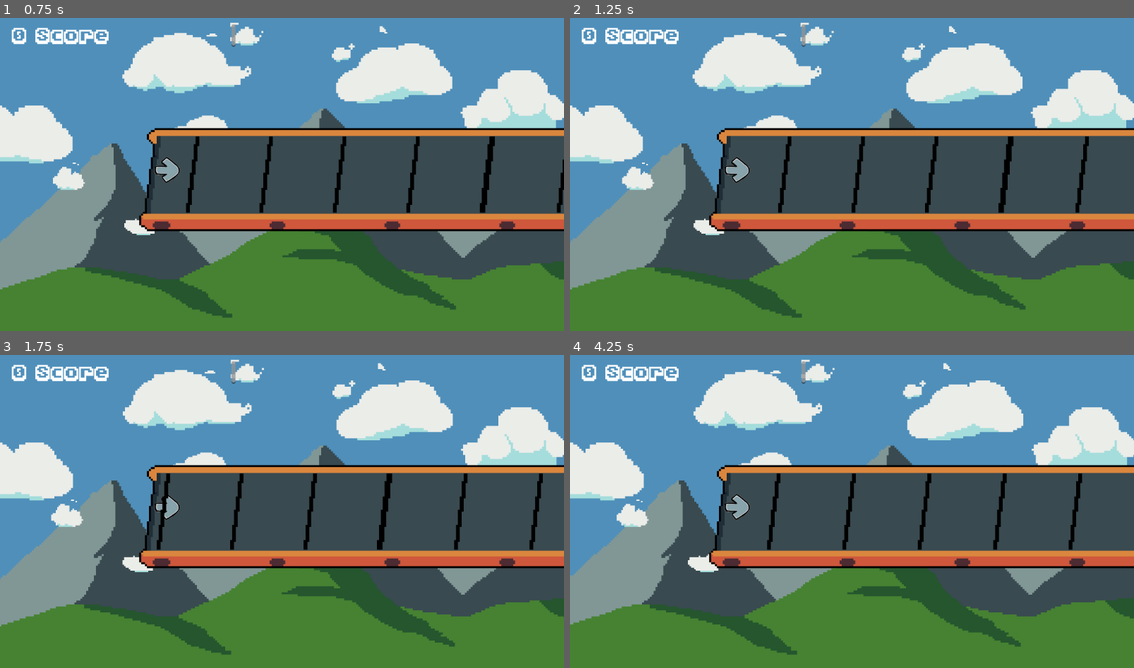
Above: before the commit, frames 1-4 (two rows, left to right).
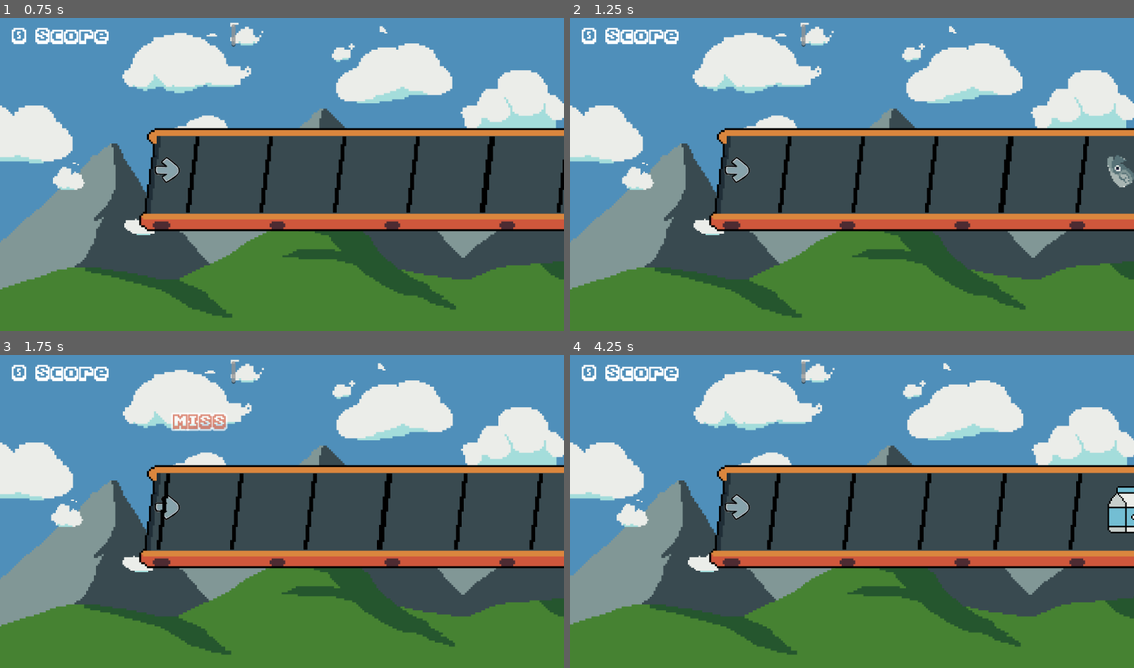
Above: after the commit, the same moments.

Repository: piperinnshall/wlgg-world-day
Game: Godot game, scene res://src/stages/stage_one.tscn
Two runs of this game, one before a commit and one after it. Both use one fixed random seed, a clock stepped at 60 frames per second and the inputs below.
Inputs:
- Up to frame 1 (0.75 s): tap E (key_E) at 0.6 s
- Up to frame 2 (1.25 s): tap Q (key_Q) at 0.8 s
- Up to frame 3 (1.75 s): tap Q (key_Q) at 1.35 s; tap E (key_E) at 1.55 s
- Up to frame 4 (4.25 s): tap E (key_E) at 2.1, 3.05, 3.6 s; tap Q (key_Q) at 2.3, 2.85, 3.8 s

Frame 1 is identical in both runs. In frame 2, 0.3% of the frame differs, in the area x 95-100%, y 43-55%; in frame 3, 0.4%; in frame 4, 0.6%, in the area x 95-100%, y 41-57%.

Commit message:
chore: Start adding music

Diff:
--- a/src/nodes/level_editor.tscn
+++ b/src/nodes/level_editor.tscn
@@ -4,3 +4,5 @@
 
 [node name="LevelEditor" type="Node2D"]
 script = ExtResource("1_m5net")
+
+[node name="MusicPlayer" type="AudioStreamPlayer2D" parent="."]
--- a/src/scripts/key_listener.gd
+++ b/src/scripts/key_listener.gd
@@ -3,8 +3,8 @@
 @onready var key_moving = preload("res://src/nodes/key_moving.tscn")
 @onready var score_text = preload("res://src/nodes/score_press_text.tscn")
 
-@export var key_up: String = ""
-@export var key_down: String = ""
+@export var key_up: String = "key_Q"
+@export var key_down: String = "key_E"
 
 var key_moving_queue = []
 
@@ -19,6 +19,9 @@
 var great_score: float = 100
 var good_score: float = 50
 var okay_score: float = 20
+
+func _ready() -> void:
+	Signals.create_moving_key.connect(create_moving_key)
 
 func _process(delta: float) -> void:
 
@@ -70,12 +73,18 @@
 			st_instance.global_position = global_position - Vector2(100, 200)
 
 func create_moving_key(button_name: String):
-	var km_inst = key_moving.instantiate()
-	km_inst.z_index = 30
-	get_tree().get_root().call_deferred("add_child", km_inst)
-	km_inst.setup(randi() % 9)
-
-	key_moving_queue.push_back(km_inst)
+	if button_name == key_up:
+		var km_inst = key_moving.instantiate()
+		km_inst.z_index = 30
+		get_tree().get_root().call_deferred("add_child", km_inst)
+		km_inst.setup(3)
+		key_moving_queue.push_back(km_inst)
+	elif button_name == key_down:
+		var km_inst = key_moving.instantiate()
+		km_inst.z_index = 30
+		get_tree().get_root().call_deferred("add_child", km_inst)
+		km_inst.setup(1)
+		key_moving_queue.push_back(km_inst)
 
 func _on_random_spawn_timer_timeout() -> void:
 	#create_moving_key()
--- a/src/scripts/level_editor.gd
+++ b/src/scripts/level_editor.gd
@@ -7,13 +7,34 @@
 # km times stores the time to spawn the km
 var level_info = {
 	"WHIMSICAL_TOWN" = {
-		"km_times":  "[1,2,3]"
+		"km_times":  "[[1,1.5,3],[2,4]]",
+		"music": load("res://assets/music/Whimsical Town.wav")
 	}
 }
 func _ready() -> void:
+	$MusicPlayer.stream = level_info.get(level_name_current).get("music")
+
 	if in_editor:
 		pass
 	else:
 		var km_times = level_info.get(level_name_current).get("km_times")
 		var km_times_arr = str_to_var(km_times)
-		print(km_times_arr)
+
+		var counter: int = 0
+		for key in km_times_arr:
+
+			var button_name: String = ""
+			match counter:
+				0:
+					button_name = "key_Q"
+				1:
+					button_name = "key_E"
+
+			for delay in key:
+				spawn_moving_key(button_name,delay)
+
+			counter += 1
+
+func spawn_moving_key(button_name: String, delay: float):
+	await get_tree().create_timer(delay).timeout
+	Signals.create_moving_key.emit(button_name)
--- a/src/stages/stage_one.tscn
+++ b/src/stages/stage_one.tscn
@@ -26,9 +26,5 @@
 position = Vector2(-210, -5)
 offset = Vector2(-22, 2)
 frame = 3
-key_up = "key_Q"
-key_down = "key_E"
 
 [node name="LevelEditor" parent="." instance=ExtResource("6_17kfj")]
-
-[node name="MusicPlayer" type="AudioStreamPlayer2D" parent="."]
